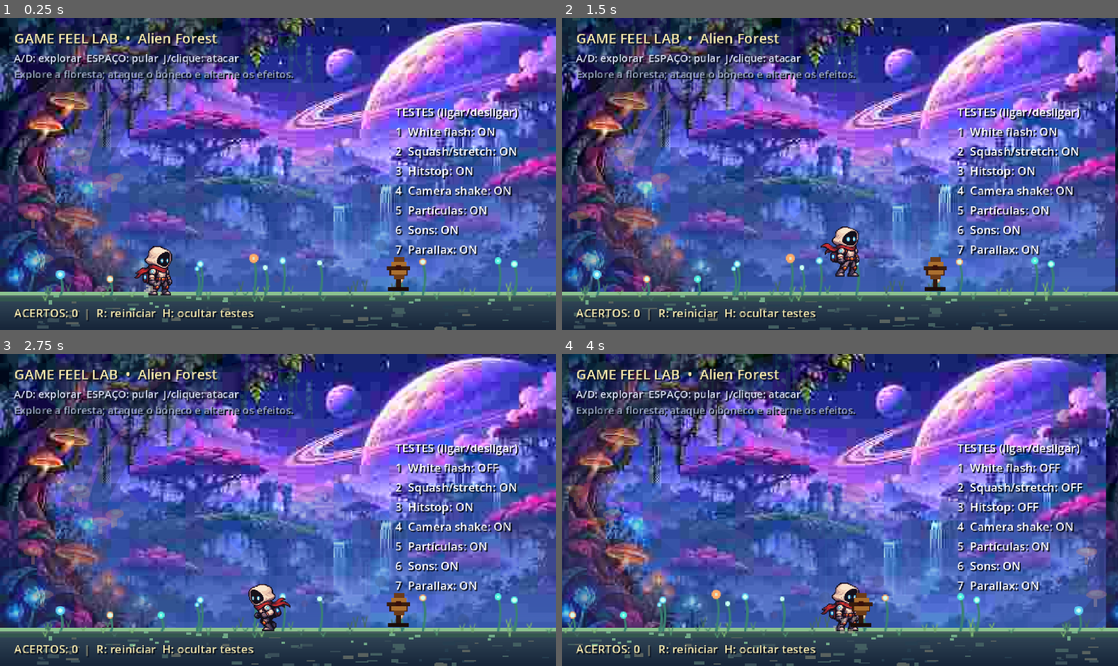
Above: before the commit, frames 1-4 (two rows, left to right).
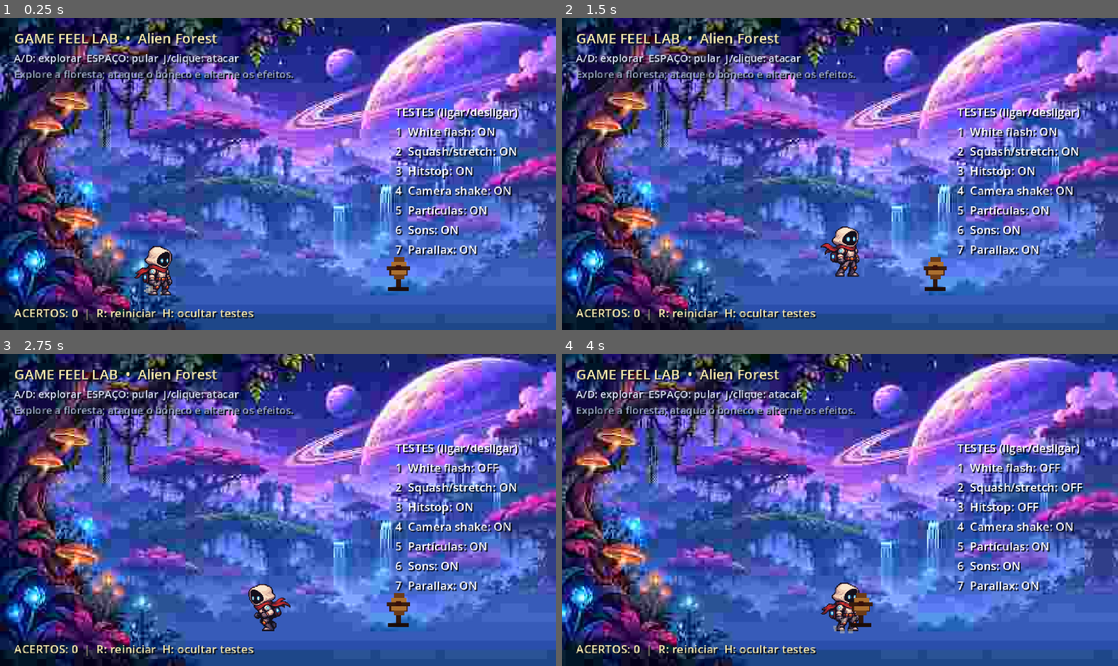
Above: after the commit, the same moments.

Repository: NathanMarts/game_feel_lab
Game: Godot game, scene res://main.tscn
Same seed, same stepped clock (60 frames per second), same inputs: the game is played once before the commit and once after it.
Inputs (mouse positions are in pixels of both pictures, inside the frame that each line leads up to):
- Up to frame 1 (0.25 s): no input
- Up to frame 2 (1.5 s): tap Enter at 0.5 s; move the mouse to (962, 158) at 0.52 s; hold D (move_right) from 0.53 s (still down); tap J (attack) at 0.6 s; click (962, 158) at 0.67 s; tap Space (jump) at 0.77 s; move the mouse to (728, 189) at 1.27 s; tap K at 1.35 s
- Up to frame 3 (2.75 s): tap Space (jump) at 1.52 s; move the mouse to (333, 441) at 2.02 s; release D (move_right) at 2.03 s; hold A (move_left) from 2.03 s (still down); tap 1 at 2.1 s
- Up to frame 4 (4 s): move the mouse to (812, 572) at 2.77 s; release A (move_left) at 2.78 s; hold D (move_right) from 2.78 s (still down); tap 2 at 2.85 s; click (812, 572) at 2.92 s; tap Space (jump) at 3.02, 3.77 s; move the mouse to (1006, 556) at 3.52 s; tap 3 at 3.6 s

The runs differ from the first frame. In frame 1, 24% of the frame differs, in the area x 0-100%, y 0-100%; in frame 2, 29%; in frame 3, 24%; in frame 4, 46%.

Commit message:
fix: render native-size PNG scenery with mirrored parallax tiles (no SVG)

Diff:
--- a/main.gd
+++ b/main.gd
@@ -91,33 +91,43 @@
 # Every layer is an image file, not a shape drawn in _draw().
 # Slower scroll_scale means a more distant layer.
 func build_scenery() -> void:
-	# The first layer is an actual AI-generated background image.
-	# Transparent vector layers add depth without hiding the painted biome.
+	# Native-resolution PNG art (1672x941) is scaled only for display, never resampled on disk.
+	# Extract assets/scenery/*.png from the high-resolution art pack into this repository.
 	var specs: Array = [
-		["res://assets/scenery/alien_forest.jpg", 0.12, 1.0],
-		["res://assets/scenery/distant.svg", 0.35, 0.27],
-		["res://assets/scenery/mid.svg", 0.65, 0.30],
-		["res://assets/scenery/ground.svg", 1.0, 1.0],
+		["res://assets/scenery/sky.png", 0.08],
+		["res://assets/scenery/distant.png", 0.23],
+		["res://assets/scenery/midground.png", 0.55],
+		["res://assets/scenery/flora.png", 0.82],
+		["res://assets/scenery/ground.png", 1.0],
 	]
+	if not ResourceLoader.exists("res://assets/scenery/sky.png"):
+		push_warning("High-resolution PNG scenery is not installed. Extract the PNG art pack into the project.")
+		# One static legacy JPG until the PNGs are installed; deliberately do not use SVGs.
+		specs = [["res://assets/scenery/alien_forest.jpg", 0.15]]
 	for spec in specs:
 		var file_path: String = str(spec[0])
 		var speed: float = float(spec[1])
-		var alpha: float = float(spec[2])
 		var texture: Texture2D = load(file_path) as Texture2D
 		if texture == null:
-			push_error("Parallax asset missing: %s" % file_path)
+			push_error("Missing scenery PNG: %s" % file_path)
 			continue
 		var layer := Parallax2D.new()
 		layer.name = file_path.get_file().get_basename().capitalize()
 		layer.scroll_scale = Vector2(speed, 1.0)
-		layer.repeat_size = Vector2(480.0, 0.0)
+		# The second image mirrors the first to create a seamless 960-unit repeat.
+		layer.repeat_size = Vector2(960.0, 0.0)
 		layer.repeat_times = 3
-		var sprite := Sprite2D.new()
-		sprite.texture = texture
-		sprite.modulate = Color(1.0, 1.0, 1.0, alpha)
-		sprite.centered = false
-		sprite.texture_filter = CanvasItem.TEXTURE_FILTER_NEAREST
-		layer.add_child(sprite)
+		var frame_size := Vector2(float(texture.get_width()), float(texture.get_height()))
+		var display_scale := Vector2(480.0 / frame_size.x, 270.0 / frame_size.y)
+		for copy_index in range(2):
+			var sprite := Sprite2D.new()
+			sprite.texture = texture
+			sprite.texture_filter = CanvasItem.TEXTURE_FILTER_NEAREST
+			sprite.centered = false
+			sprite.flip_h = copy_index == 1
+			sprite.position.x = float(copy_index) * 480.0
+			sprite.scale = display_scale
+			layer.add_child(sprite)
 		add_child(layer)
 		parallax_layers.append(layer)
 		parallax_speeds.append(speed)
